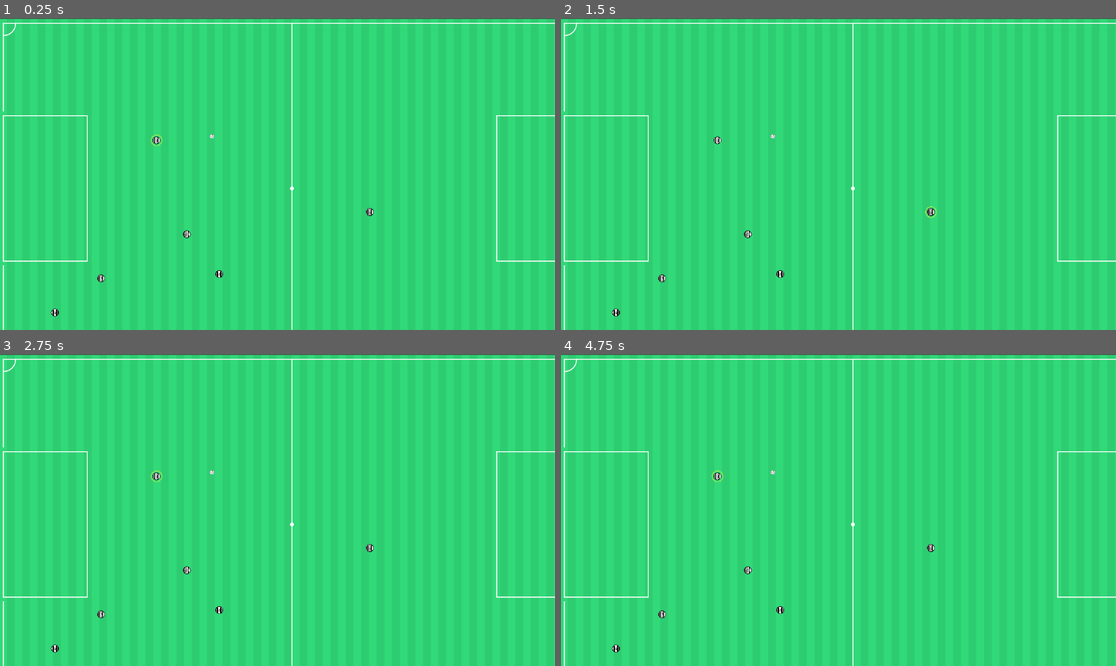
Above: before the commit, frames 1-4 (two rows, left to right).
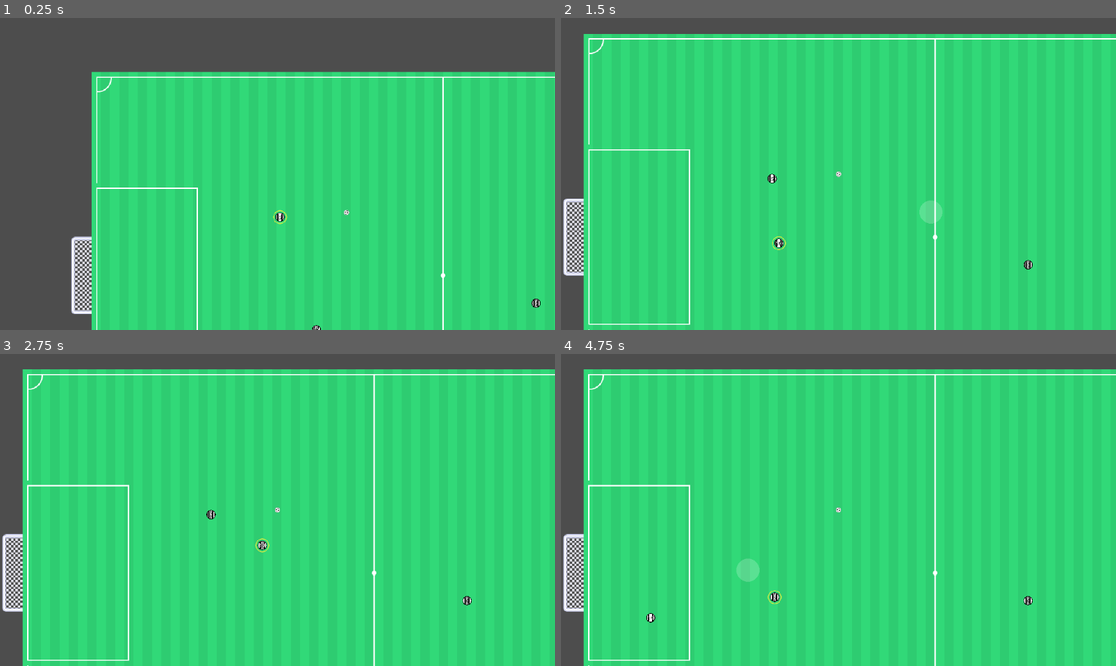
Above: after the commit, the same moments.

Repository: vikkio88/appalla
Game: Godot game, scene res://scenes/Match.tscn
The game is run twice, just before and just after one commit, with the same random seed, the same clock (stepped at 60 frames per second) and the same inputs.
Inputs (mouse positions are in pixels of both pictures, inside the frame that each line leads up to):
- Up to frame 1 (0.25 s): no input
- Up to frame 2 (1.5 s): move the mouse to (716, 139) at 0.52 s; tap S (S) at 0.6 s; click (716, 139) at 0.67 s; move the mouse to (932, 211) at 1.27 s; click (932, 211) at 1.35 s
- Up to frame 3 (2.75 s): tap S (S) at 1.55, 2.1 s; move the mouse to (99, 612) at 2.02 s; click (99, 612) at 2.17 s
- Up to frame 4 (4.75 s): move the mouse to (777, 609) at 2.77 s; tap S (S) at 2.85, 3.8, 4.35 s; click (777, 609) at 2.92 s; move the mouse to (616, 647) at 3.52 s; press the mouse at (616, 647) at 3.53 s; move the mouse to (749, 569) at 4.27 s; release the mouse at (749, 569) at 4.28 s; click (749, 569) at 4.42 s

The runs differ from the first frame. In frame 1, 33% of the frame differs, in the area x 0-100%, y 0-100%; in frame 2, 11%; in frame 3, 11%; in frame 4, 11%.

Commit message:
moved files around, re-added camera

Diff:
--- a/utils/TargetIndicator.tscn
+++ b/hud/TargetIndicator.tscn
@@ -1,6 +1,6 @@
 [gd_scene load_steps=2 format=3 uid="uid://d2pjkrb881u38"]
 
-[ext_resource type="Script" uid="uid://bjtjapvgevkt" path="res://utils/target_indicator.gd" id="1_n2s6y"]
+[ext_resource type="Script" uid="uid://bjtjapvgevkt" path="res://hud/target_indicator.gd" id="1_n2s6y"]
 
 [node name="TargetIndicator" type="Node2D"]
 script = ExtResource("1_n2s6y")
--- a/models/Ball.tscn
+++ b/models/actors/Ball.tscn
@@ -1,7 +1,7 @@
 [gd_scene load_steps=4 format=3 uid="uid://bw65aj61jo6am"]
 
-[ext_resource type="Texture2D" uid="uid://buv0nin804olc" path="res://assets/sprites/ball.png" id="1_6oxlb"]
-[ext_resource type="Script" uid="uid://dojne5or4cvhn" path="res://models/ball.gd" id="1_a0r7x"]
+[ext_resource type="Texture2D" uid="uid://buv0nin804olc" path="res://models/actors/sprites/ball.png" id="1_6oxlb"]
+[ext_resource type="Script" uid="uid://dojne5or4cvhn" path="res://models/actors/ball.gd" id="1_a0r7x"]
 
 [sub_resource type="CircleShape2D" id="CircleShape2D_a0r7x"]
 
--- a/models/Player.tscn
+++ b/models/actors/players/Player.tscn
@@ -1,8 +1,8 @@
 [gd_scene load_steps=6 format=3 uid="uid://bq5b1vqhu0asi"]
 
-[ext_resource type="Script" uid="uid://bdiwsva8mkvjs" path="res://models/player.gd" id="1_1nmpv"]
-[ext_resource type="Texture2D" uid="uid://con5kedtocvel" path="res://assets/sprites/shirt.png" id="2_1nmpv"]
-[ext_resource type="Texture2D" uid="uid://v5ie3yvh0v4s" path="res://assets/sprites/player_select.png" id="3_31urc"]
+[ext_resource type="Script" uid="uid://bdiwsva8mkvjs" path="res://models/actors/players/player.gd" id="1_1nmpv"]
+[ext_resource type="Texture2D" uid="uid://con5kedtocvel" path="res://models/actors/players/sprites/shirt.png" id="2_1nmpv"]
+[ext_resource type="Texture2D" uid="uid://v5ie3yvh0v4s" path="res://models/actors/players/sprites/player_select.png" id="3_31urc"]
 
 [sub_resource type="CircleShape2D" id="CircleShape2D_31urc"]
 radius = 17.0
--- a/models/Pitch.tscn
+++ b/models/pitch/Pitch.tscn
@@ -1,8 +1,8 @@
 [gd_scene load_steps=9 format=4 uid="uid://csgxhgdit8yaf"]
 
-[ext_resource type="Texture2D" uid="uid://ytt8khy5pehc" path="res://assets/sprites/grass.png" id="1_12ilx"]
-[ext_resource type="Script" uid="uid://coqqdhmsosddb" path="res://models/pitch.gd" id="1_w6cr5"]
-[ext_resource type="Texture2D" uid="uid://dldgyncei1ne3" path="res://assets/sprites/elements.png" id="3_6e21l"]
+[ext_resource type="Texture2D" uid="uid://ytt8khy5pehc" path="res://models/pitch/sprites/grass.png" id="1_12ilx"]
+[ext_resource type="Script" uid="uid://coqqdhmsosddb" path="res://models/pitch/pitch.gd" id="1_w6cr5"]
+[ext_resource type="Texture2D" uid="uid://dldgyncei1ne3" path="res://models/pitch/sprites/elements.png" id="3_6e21l"]
 
 [sub_resource type="TileSetAtlasSource" id="TileSetAtlasSource_c3cds"]
 texture = ExtResource("1_12ilx")
--- a/scenes/Match.tscn
+++ b/scenes/Match.tscn
@@ -1,9 +1,10 @@
-[gd_scene load_steps=6 format=3 uid="uid://p25mp7oigdfa"]
+[gd_scene load_steps=7 format=3 uid="uid://p25mp7oigdfa"]
 
-[ext_resource type="PackedScene" uid="uid://csgxhgdit8yaf" path="res://models/Pitch.tscn" id="1_1w71u"]
+[ext_resource type="PackedScene" uid="uid://csgxhgdit8yaf" path="res://models/pitch/Pitch.tscn" id="1_1w71u"]
 [ext_resource type="Script" uid="uid://hvxe1yrp7yj7" path="res://scenes/match.gd" id="1_tte12"]
-[ext_resource type="PackedScene" uid="uid://bq5b1vqhu0asi" path="res://models/Player.tscn" id="2_d2rnv"]
-[ext_resource type="PackedScene" uid="uid://bw65aj61jo6am" path="res://models/Ball.tscn" id="3_d2rnv"]
+[ext_resource type="PackedScene" uid="uid://bq5b1vqhu0asi" path="res://models/actors/players/Player.tscn" id="2_d2rnv"]
+[ext_resource type="PackedScene" uid="uid://bw65aj61jo6am" path="res://models/actors/Ball.tscn" id="3_d2rnv"]
+[ext_resource type="PackedScene" uid="uid://dtfyotn5178ty" path="res://utils/MainCamera.tscn" id="5_y3yhn"]
 
 [sub_resource type="StyleBoxFlat" id="StyleBoxFlat_tte12"]
 bg_color = Color(0.6812244, 0.6155172, 0.069222584, 1)
@@ -12,7 +13,6 @@
 script = ExtResource("1_tte12")
 
 [node name="Pitch" parent="." instance=ExtResource("1_1w71u")]
-position = Vector2(-1, -1)
 
 [node name="Home" type="Node" parent="."]
 
@@ -46,6 +46,9 @@
 position = Vector2(440, 246)
 scale = Vector2(0.5, 0.5)
 
+[node name="MainCamera" parent="." node_paths=PackedStringArray("target") instance=ExtResource("5_y3yhn")]
+target = NodePath("../Ball")
+
 [node name="charger" type="ProgressBar" parent="."]
 visible = false
 offset_left = -25.0
--- a/scenes/match.gd
+++ b/scenes/match.gd
@@ -7,7 +7,7 @@
 	Enums.TeamSide.Home: $Home.get_children(),
 	Enums.TeamSide.Away: $Away.get_children()
 }
-#@onready var camera:Camera2D = $MainCamera;
+@onready var camera:Camera2D = $MainCamera;
 var hold_counter: float = 0
 @export var long_click: float = .20
 @export var max_long_click: float = 0.70
--- a/utils/MainCamera.tscn
+++ b/utils/MainCamera.tscn
@@ -2,6 +2,6 @@
 
 [ext_resource type="Script" uid="uid://dycq1vjxxinu4" path="res://utils/main_camera.gd" id="1_2mpi7"]
 
-[node name="MainCamera" type="Camera2D" node_paths=PackedStringArray("target")]
+[node name="MainCamera" type="Camera2D"]
+zoom = Vector2(1.2, 1.2)
 script = ExtResource("1_2mpi7")
-target = NodePath("")
--- a/utils/main_camera.gd
+++ b/utils/main_camera.gd
@@ -1,15 +1,9 @@
 extends Camera2D
 
 @export var target: Node2D
-@export var speed: float = 10.0
+@export var speed: float = 5.0
 
 
-# Called when the node enters the scene tree for the first time.
-func _ready() -> void:
-	pass  # Replace with function body.
-
-
-# Called every frame. 'delta' is the elapsed time since the previous frame.
 func _process(delta: float) -> void:
 	if target:
 		global_position = global_position.lerp(target.global_position, delta * speed)
Binary file removed: assets/sprites/shirt.aseprite
Binary file removed: assets/sprites/whiteplayer.png
Renamed: utils/target_indicator.gd -> hud/target_indicator.gd
Renamed: utils/target_indicator.gd.uid -> hud/target_indicator.gd.uid
Renamed: models/ball.gd -> models/actors/ball.gd
Renamed: models/ball.gd.uid -> models/actors/ball.gd.uid
Renamed: models/player.gd -> models/actors/players/player.gd
Renamed: models/player.gd.uid -> models/actors/players/player.gd.uid
Renamed: assets/sprites/player_select.png -> models/actors/players/sprites/player_select.png
Renamed: assets/sprites/shirt.png -> models/actors/players/sprites/shirt.png
Renamed: assets/sprites/ball.png -> models/actors/sprites/ball.png
Renamed: models/pitch.gd -> models/pitch/pitch.gd
(and 3 more such lines)
